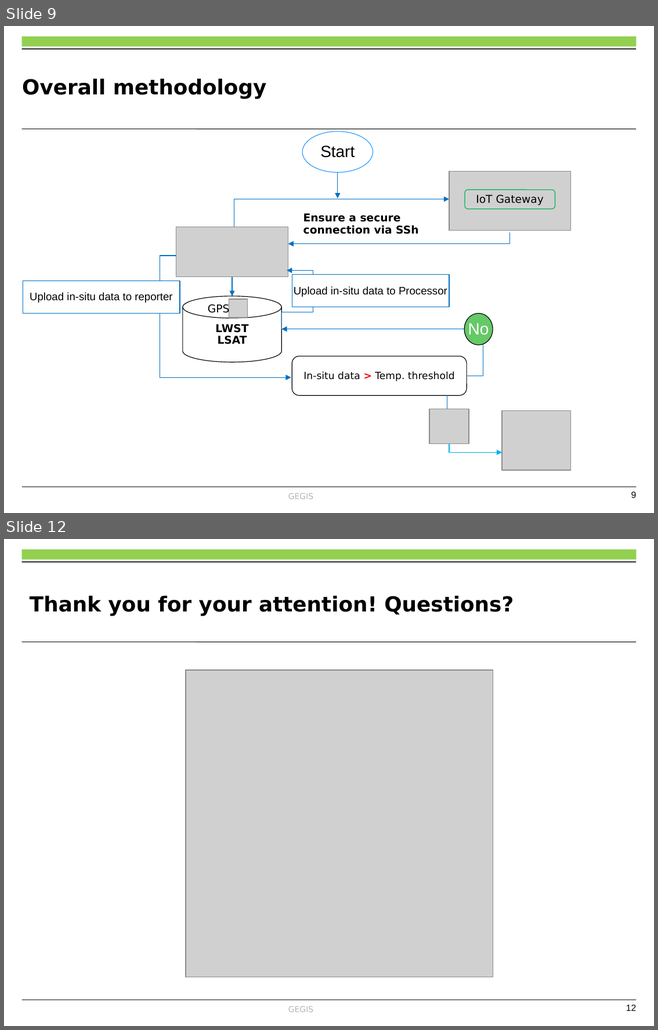
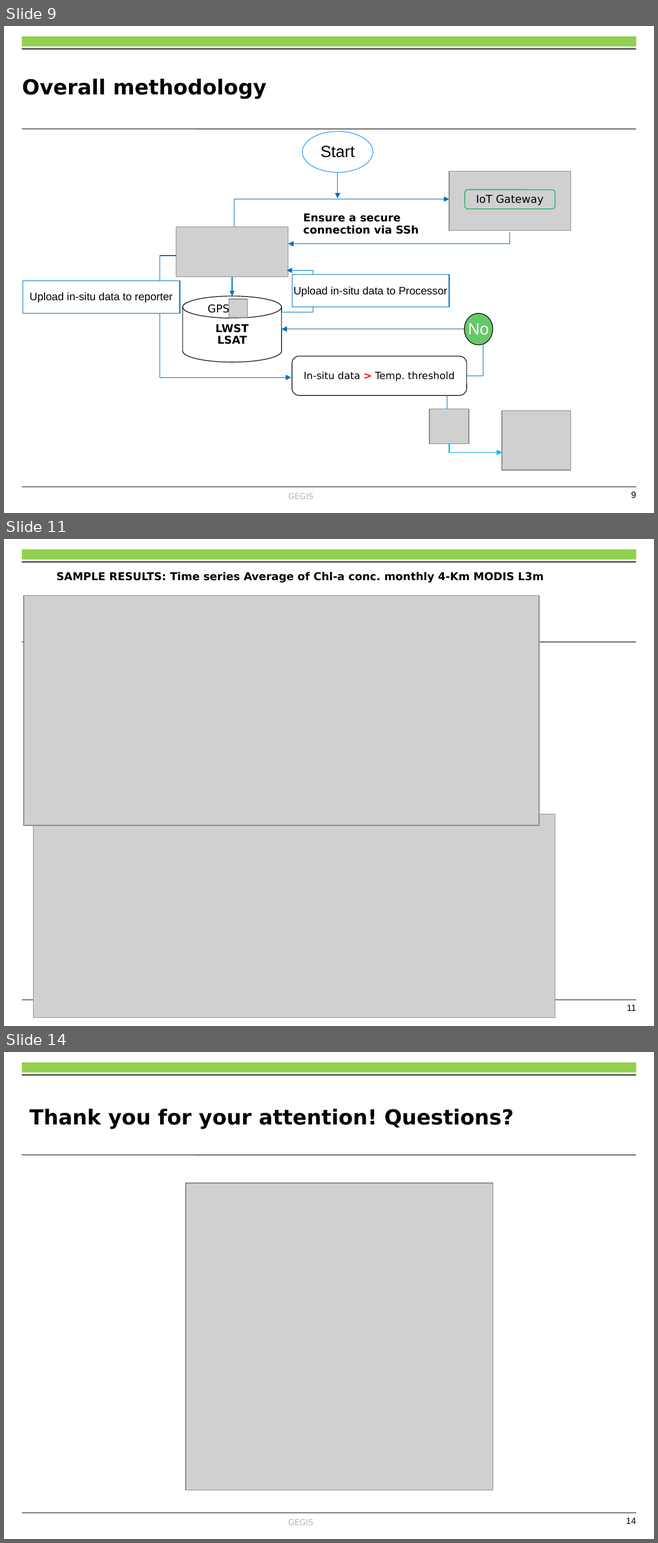
Before and after one commit to OkomoJacob/FinalYearProject, a slide deck: Dr. E Nduati, Superviser/Submissions/ENC222-0149_2017_OKOMO_JACOB_OKELLO_V3.pptx. Shown one above the other, each under a label of ours: slides 9 and 12 before the commit, slides 9, 11 and 14 after it; the slides between them are not shown. The pictures are 658x1030 and 658x1543 pixels, drawn with LibreOffice and Linux fonts; fonts in the diff are those of the drawing; grey boxes stand for pictures; background and template pictures are left out. Boxes give left, top, right and bottom in pixels: in the first picture for what was removed or moved away, otherwise in the second. Text is boxed around its words. In the diff, an @@ line names an element or a change of style, - is before the commit and + after.

```diff
--- a/Dr. E Nduati, Superviser/Submissions/ENC222-0149_2017_OKOMO_JACOB_OKELLO_V3.pptx
+++ b/Dr. E Nduati, Superviser/Submissions/ENC222-0149_2017_OKOMO_JACOB_OKELLO_V3.pptx
@@ slide 11 added at <box>4,539,654,1026</box>, background #FFFFFF; not listed: 6 template elements that a slide beside it also shows @@
@@ text added at <box>56,571,543,583</box>, 12 pt, text #000000, bold @@
+SAMPLE RESULTS: Time series Average of Chl-a conc. monthly 4-Km MODIS L3m
@@ picture added at <box>24,595,539,826</box> @@
@@ picture added at <box>33,814,555,1017</box> @@
@@ what was slide 12 is now slide 14 @@
@@ page number at <box>626,1518,636,1524</box>: text changed @@
-12
+14
```
Also in this commit, not shown: 9 slides changed, 1 other slide added, 1 other file.
